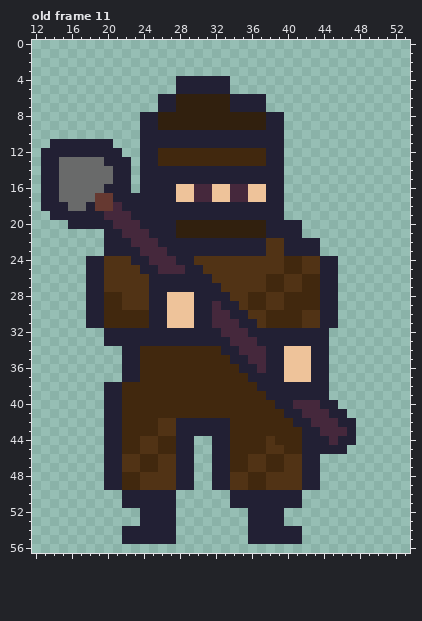
Pixel-art file, stored at static/assets/bandit.aseprite. This is how it looked before the edit.
64x64 pixels, 11 frames. Shown: old frame 11: x 12..53, y 0..56. The commit also changed other frames, which this record leaves out.
Now the later version:
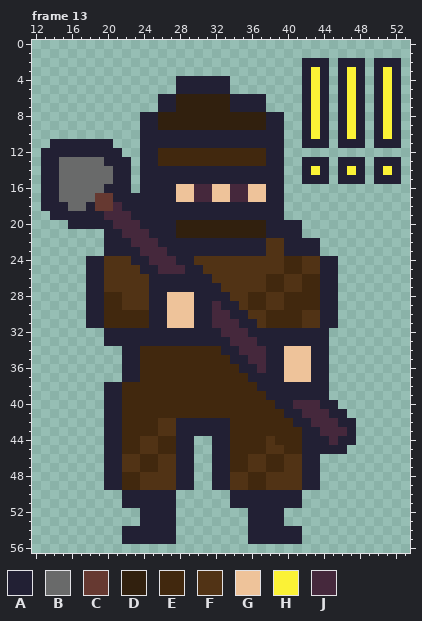
Palette (. is transparent): A #222034  B #696a6a  C #663931  D #31200e  E #41280e  F #513315  G #eec39a  H #fbf236  J #45283c
A new or re-ordered frame is compared with the old frame closest to it.
Diff:
frames 11 -> 16
Changed rows in their new state; - is an unchanged pixel.
Frame 13 is new; against old frame 11, layer "Layer 2":
first column x 42:
 2 AAA-AAA-AAA
 3 AHA-AHA-AHA
 4 AHA-AHA-AHA
 5 AHA-AHA-AHA
 6 AHA-AHA-AHA
 7 AHA-AHA-AHA
 8 AHA-AHA-AHA
 9 AHA-AHA-AHA
10 AHA-AHA-AHA
11 AAA-AAA-AAA
13 AAA-AAA-AAA
14 AHA-AHA-AHA
15 AAA-AAA-AAA
Pixel boxes of the changes (left, top, right, bottom) in both pictures:
added: (302, 58, 401, 184)
